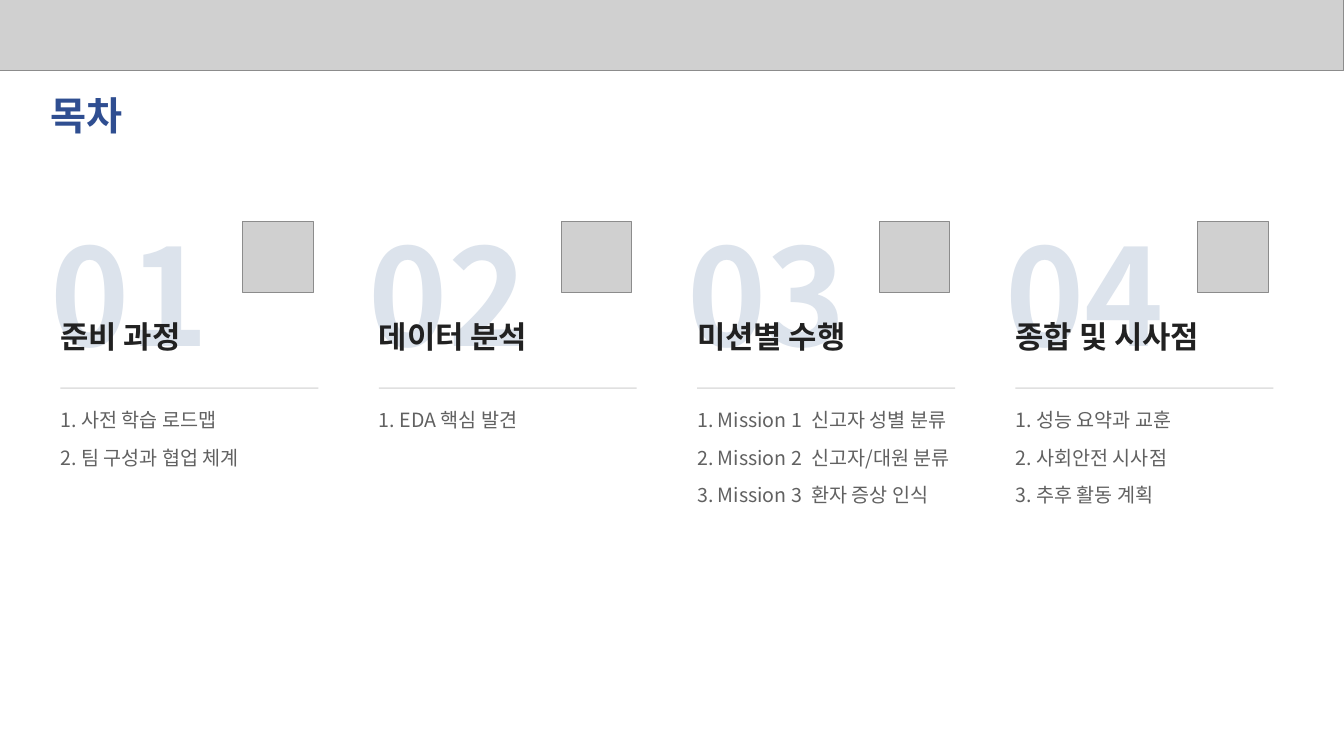
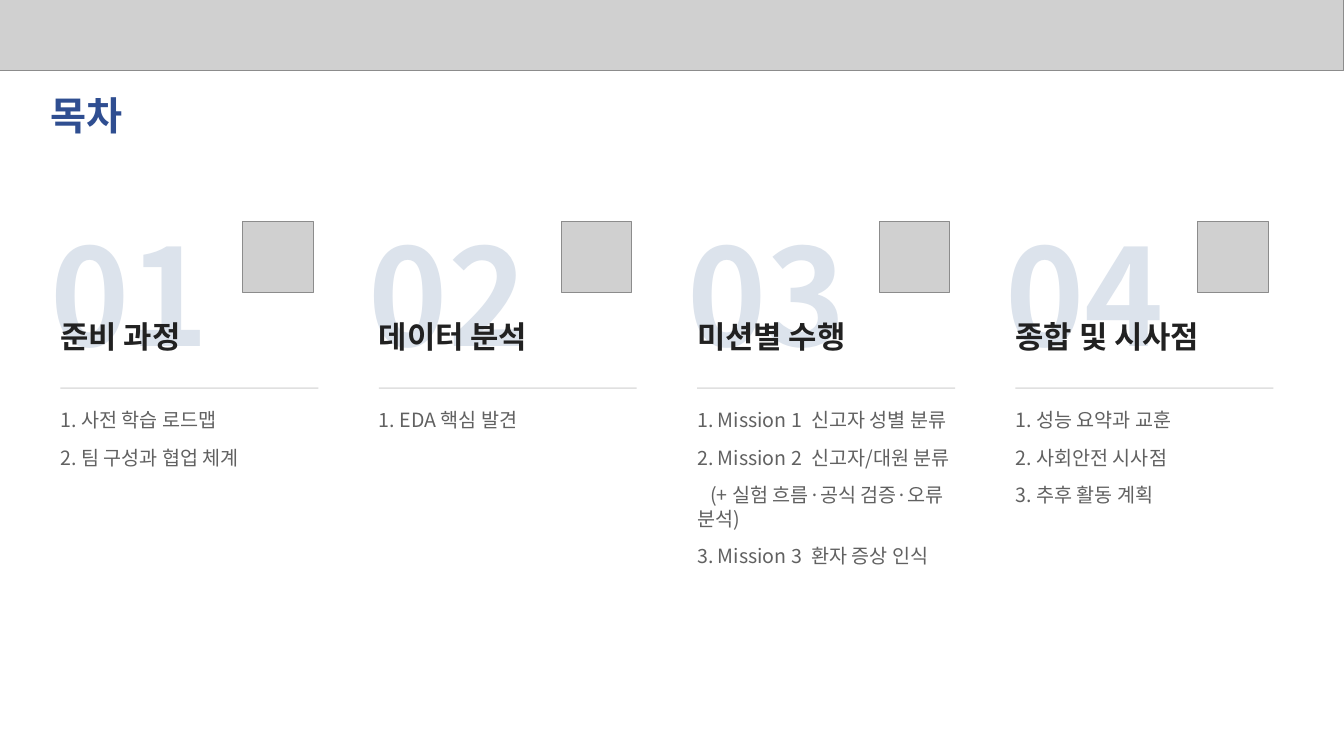
Before and after one commit to eigensinn-dcc2026/prelim, a slide deck: slide 3 of ppt/DCC2026_예선_결과정리.pptx. Drawn at 1344x756 pixels with LibreOffice and Linux fonts; fonts in the diff are those of the drawing; grey boxes stand for pictures. Boxes give left, top, right and bottom in pixels: in the first picture for what was removed or moved away, otherwise in the second. Text is boxed around its words. In the diff, an @@ line names an element or a change of style, - is before the commit and + after.

```diff
--- a/ppt/DCC2026_예선_결과정리.pptx
+++ b/ppt/DCC2026_예선_결과정리.pptx
@@ text at (697, 485, 944, 530): paragraph added @@
+(+ 실험 흐름·공식 검증·오류 분석)
```
Also in this commit, not shown: 8 other slides changed, 14 slides added.
